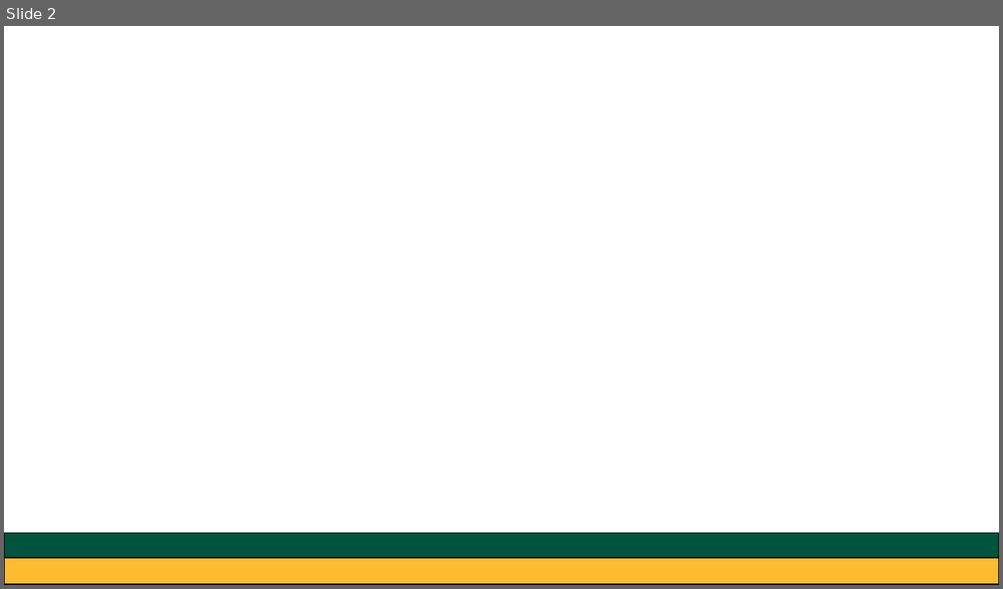
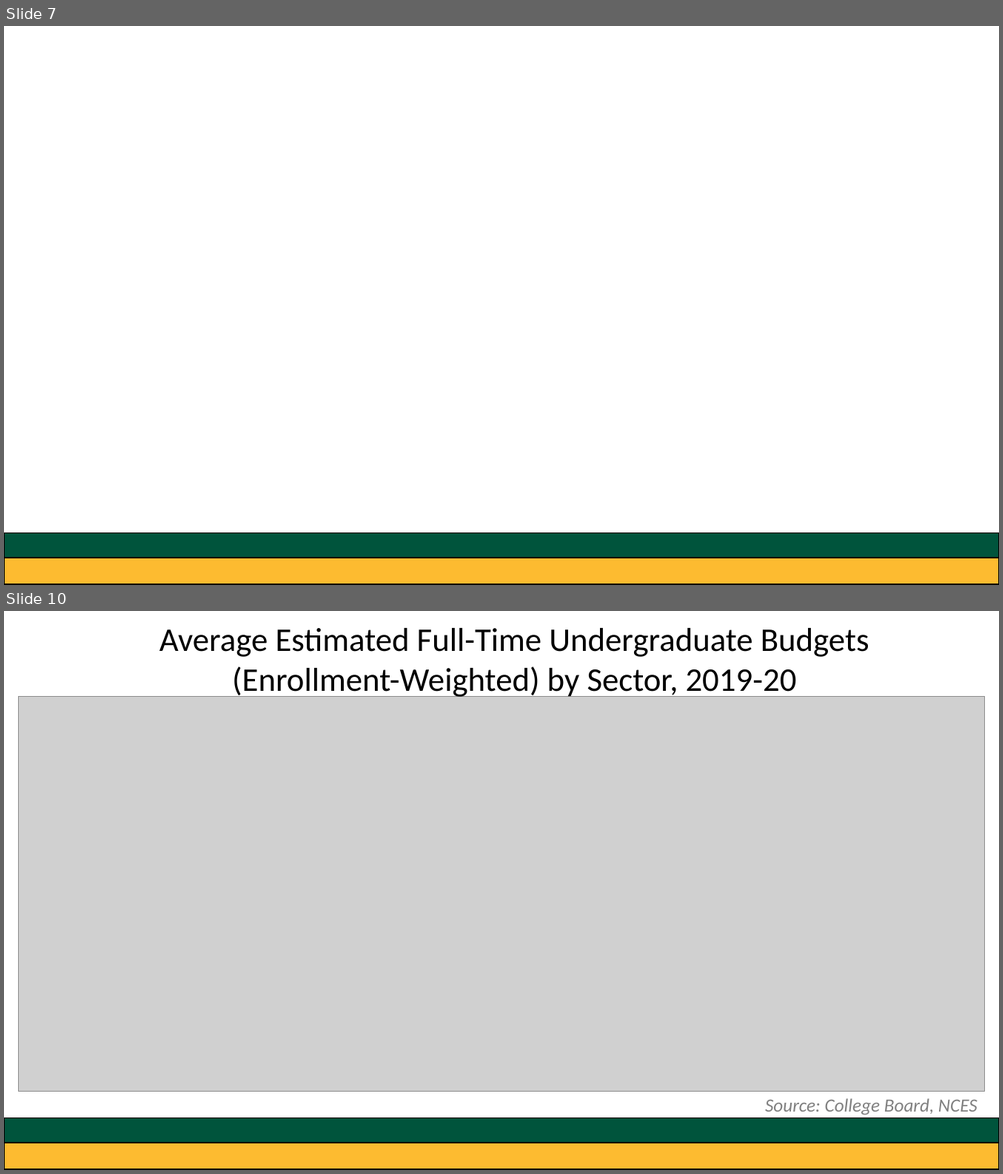
Before and after one commit to greg-dubrow/USF-talk-February-2020, a slide deck: usf_presentation_0220_gdubrow.pptx. Shown one above the other, each under a label of ours: slide 2 before the commit, slides 7 and 10 after it; the slides between them are not shown. The pictures are 1003x589 and 1003x1174 pixels, drawn with LibreOffice and Linux fonts; fonts in the diff are those of the drawing; grey boxes stand for pictures. Boxes give left, top, right and bottom in pixels: in the first picture for what was removed or moved away, otherwise in the second. Text is boxed around its words. In the diff, an @@ line names an element or a change of style, - is before the commit and + after.

Commit message:
ca hs enroll ipeds

```diff
--- a/usf_presentation_0220_gdubrow.pptx
+++ b/usf_presentation_0220_gdubrow.pptx
@@ slide 10 added at bbox=[4, 611, 999, 1170], background #FFFFFF @@
@@ text added at bbox=[159, 628, 869, 700], 32 pt, text #000000 @@
+Average Estimated Full-Time Undergraduate Budgets (Enrollment-Weighted) by Sector, 2019-20
@@ picture added at bbox=[18, 696, 984, 1091] @@
@@ text added at bbox=[765, 1099, 977, 1115], 18 pt, text #808080, italic @@
+Source: College Board, NCES
@@ rectangle added at bbox=[4, 1119, 999, 1143], fill #00543C, outline #000000 1 pt @@
@@ rectangle added at bbox=[4, 1136, 999, 1170], fill #FDBB30, outline #000000 1 pt @@
@@ what was slide 2 is now slide 7 @@
```
Also in this commit, not shown: 1 slide changed, 11 other slides added, 6 other files.
